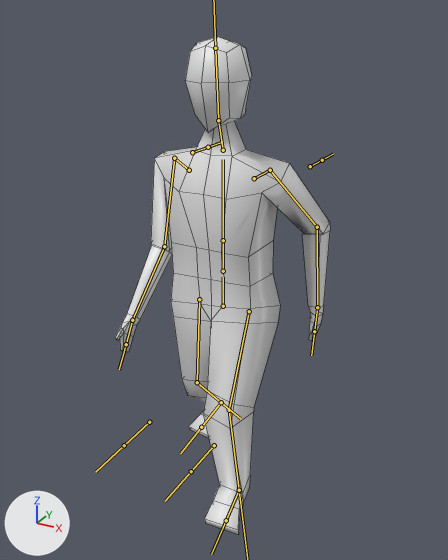
Renders of the FBX model blender/model.fbx from each side of a commit.
Both versions are drawn from a 50 mm lens placed at (6.53, -11.97, 11.21), pointed at (0.13, -0.32, 5.38). The axes (+X, +Y, +Z) are drawn at lower left. The lights are the same throughout. Both versions are drawn at frame 18 of the action 'Armature|Humanoid.Walk'; the numbers are the values there. The bones that bend it are drawn over the model as lines. Mesh edges are drawn as thin lines.
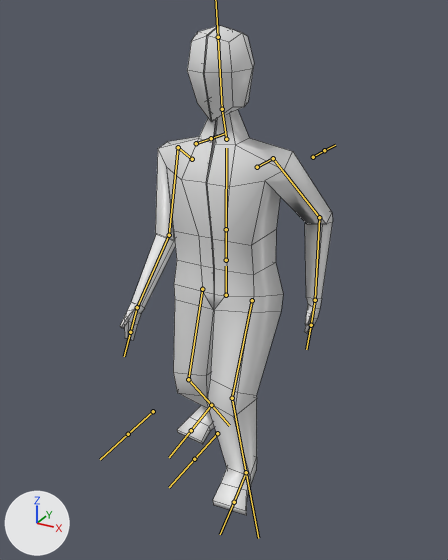
Boxes (x1, y1, x2, y2) around the edits, measured in the pictures (448 x 560 px):
```json
{"object": "Cube", "change": "posed", "before": [115, 37, 330, 535], "after": [120, 25, 333, 515]}
{"bone": "L.LowerLeg", "before": "(229, 410) to (239, 490)", "after": "(232, 398) to (246, 472)"}
{"bone": "L.Biceps", "before": "(270, 170) to (317, 227)", "after": "(273, 158) to (319, 217)"}
{"bone": "L.LowerArm", "before": "(317, 227) to (317, 307)", "after": "(319, 217) to (315, 300)"}
{"bone": "Head", "before": "(218, 120) to (215, 48)", "after": "(222, 109) to (218, 37)"}
{"bone": "R.Biceps", "before": "(174, 158) to (164, 246)", "after": "(178, 147) to (169, 235)"}
{"bone": "R.LowerArm", "before": "(164, 246) to (132, 320)", "after": "(169, 235) to (137, 307)"}
{"bone": "R.UpperLeg", "before": "(199, 299) to (197, 382)", "after": "(202, 289) to (188, 379)"}
{"bone": "R.LowerLeg", "before": "(197, 382) to (221, 402)", "after": "(188, 379) to (211, 405)"}
{"bone": "L.Heel.IK", "before": "(239, 490) to (239, 490)", "after": "(246, 472) to (246, 472)"}
{"bone": "R.Heel.IK", "before": "(221, 402) to (221, 402)", "after": "(211, 405) to (211, 405)"}
```

Edits to the scene script, one JSON object a line:
```json
{"block": "bone_rig_object", "where": "bone_rig_object = bpy.data.objects['Armature']  # the whole rig 'Armature'"}
{"op": "set", "path": "bone_rig_object.location", "old": "(0.02, -0.19, -6.18)", "new": "(0.0, 0.0, -6.0)"}
{"block": "bone_l_lowerleg", "where": "bone_l_lowerleg = bpy.data.objects['Armature'].pose.bones['L.LowerLeg']  # child of 'L.UpperLeg'"}
{"op": "set", "path": "bone_l_lowerleg.rotation_quaternion", "old": "(0.981, -0.136, 0.0, -0.136)", "new": "(0.972, -0.165, 0.0, -0.166)", "note": "degrees (-15, -2, -15) -> degrees (-19, -3, -19)"}
{"block": "bone_l_biceps", "where": "bone_l_biceps = bpy.data.objects['Armature'].pose.bones['L.Biceps']  # child of 'L.Shoulder'"}
{"op": "set", "path": "bone_l_biceps.rotation_quaternion", "old": "(0.725, -0.578, 0.316, 0.199)", "new": "(0.732, -0.576, 0.306, 0.196)", "note": "degrees (-80, 44, -6) -> degrees (-78, 42, -5)"}
{"block": "bone_l_lowerarm", "where": "bone_l_lowerarm = bpy.data.objects['Armature'].pose.bones['L.LowerArm']  # child of 'L.Biceps'"}
{"op": "set", "path": "bone_l_lowerarm.rotation_quaternion", "old": "(0.898, 0.04, 0.0, -0.438)", "new": "(0.868, 0.045, 0.0, -0.494)", "note": "degrees (4, 2, -52) -> degrees (4, 3, -59)"}
{"block": "bone_head", "where": "bone_head = bpy.data.objects['Armature'].pose.bones['Head']  # child of 'Neck'"}
{"op": "set", "path": "bone_head.rotation_quaternion", "old": "(1.0, 0.023, 0.0, 0.0)", "new": "(0.999, 0.045, 0.001, 0.0)", "note": "degrees (3, 0, 0) -> degrees (5, 0, 0)"}
{"block": "bone_r_biceps", "where": "bone_r_biceps = bpy.data.objects['Armature'].pose.bones['R.Biceps']  # child of 'R.Shoulder'"}
{"op": "set", "path": "bone_r_biceps.rotation_quaternion", "old": "(0.786, -0.608, -0.104, 0.048)", "new": "(0.785, -0.608, -0.112, 0.035)", "note": "degrees (-76, -6, 12) -> degrees (-76, -8, 11)"}
{"block": "bone_r_lowerarm", "where": "bone_r_lowerarm = bpy.data.objects['Armature'].pose.bones['R.LowerArm']  # child of 'R.Biceps'"}
{"op": "set", "path": "bone_r_lowerarm.rotation_quaternion", "old": "(0.923, 0.035, 0.0, 0.382)", "new": "(0.917, 0.036, 0.0, 0.398)", "note": "degrees (4, -2, 45) -> degrees (4, -2, 47)"}
{"block": "bone_r_upperleg", "where": "bone_r_upperleg = bpy.data.objects['Armature'].pose.bones['R.UpperLeg']  # child of 'Hip'"}
{"op": "set", "path": "bone_r_upperleg.rotation_quaternion", "old": "(0.994, -0.035, -0.084, 0.066)", "new": "(0.989, 0.089, -0.079, 0.082)", "note": "degrees (-5, -9, 8) -> degrees (10, -10, 9)"}
{"block": "bone_r_lowerleg", "where": "bone_r_lowerleg = bpy.data.objects['Armature'].pose.bones['R.LowerLeg']  # child of 'R.UpperLeg'"}
{"op": "set", "path": "bone_r_lowerleg.rotation_quaternion", "old": "(0.945, -0.231, 0.0, 0.232)", "new": "(0.911, -0.291, 0.0, 0.292)", "note": "degrees (-26, 6, 26) -> degrees (-33, 10, 33)"}
{"block": "bone_l_heel_ik", "where": "bone_l_heel_ik = bpy.data.objects['Armature'].pose.bones['L.Heel.IK']"}
{"op": "set", "path": "bone_l_heel_ik.location", "old": "(0.33, -1.0, -12.06)", "new": "(0.34, -0.75, -12.09)"}
{"op": "set", "path": "bone_l_heel_ik.rotation_quaternion", "old": "(0.999, -0.04, 0.0, 0.0)", "new": "(0.999, -0.052, 0.0, 0.0)", "note": "degrees (-5, 0, 0) -> degrees (-6, 0, 0)"}
{"block": "bone_r_heel_ik", "where": "bone_r_heel_ik = bpy.data.objects['Armature'].pose.bones['R.Heel.IK']"}
{"op": "set", "path": "bone_r_heel_ik.location", "old": "(-0.46, 1.63, -12.4)", "new": "(-0.45, 0.93, -12.42)"}
```
